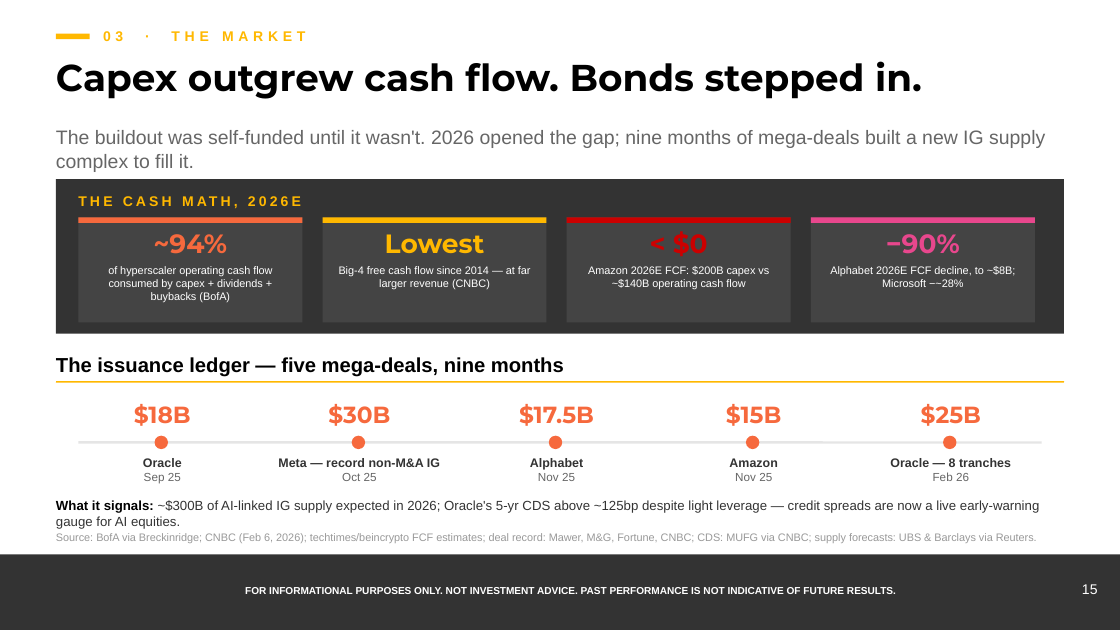
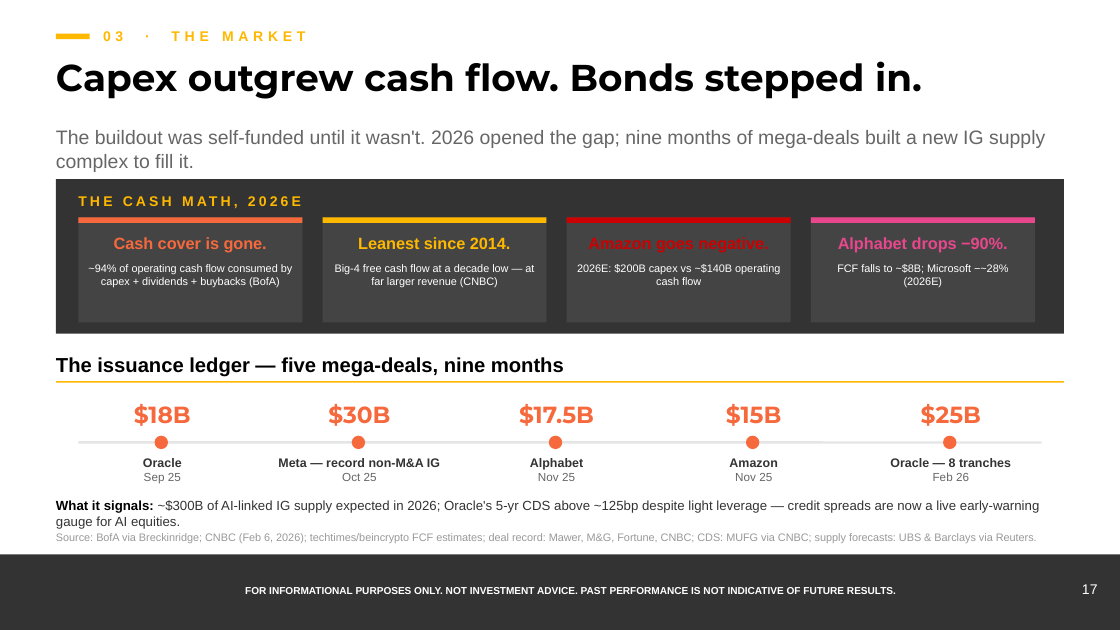
Before and after one commit to samuelcmcclellan-cell/ai-markets-deck, a slide deck: slide 17 of ai-markets-deck.pptx (slide 15 before the commit). Drawn at 1120x630 pixels with LibreOffice and Linux fonts; fonts in the diff are those of the drawing. Boxes give left, top, right and bottom in pixels: in the first picture for what was removed or moved away, otherwise in the second. Text is boxed around its words. In the diff, an @@ line names an element or a change of style, - is before the commit and + after.

```diff
--- a/ai-markets-deck.pptx
+++ b/ai-markets-deck.pptx
@@ text at (114,237,267,253): text changed; size 17 to 10.5 pt; font Montserrat to Arial @@
-~94%
+Cash cover is gone.
@@ text at (358,237,511,249): text changed; size 17 to 10.5 pt; font Montserrat to Arial @@
-Lowest
+Leanest since 2014.
@@ text at (588,237,768,253): text changed; size 17 to 10.5 pt; font Montserrat to Arial @@
-< $0
+Amazon goes negative.
@@ text at (838,237,1007,253): text changed; size 17 to 10.5 pt; font Montserrat to Arial @@
-−90%
+Alphabet drops −90%.
@@ text at (88,264,292,288): text changed @@
-of hyperscaler operating cash flow consumed by capex + dividends + buybacks (BofA)
+~94% of operating cash flow consumed by capex + dividends + buybacks (BofA)
@@ text at (335,264,534,287): text changed @@
-Big-4 free cash flow since 2014 — at far larger revenue (CNBC)
+Big-4 free cash flow at a decade low — at far larger revenue (CNBC)
@@ text at (577,264,780,285): text changed @@
-Amazon 2026E FCF: $200B capex vs ~$140B operating cash flow
+2026E: $200B capex vs ~$140B operating cash flow
@@ text at (837,264,1008,287): text changed @@
-Alphabet 2026E FCF decline, to ~$8B; Microsoft −~28%
+FCF falls to ~$8B; Microsoft −~28% (2026E)
@@ text at (1082,584,1098,594): text changed @@
-15
+17
```
Also in this commit, not shown: 17 other slides changed, 7 slides added, 2 slides removed, 33 other files.
